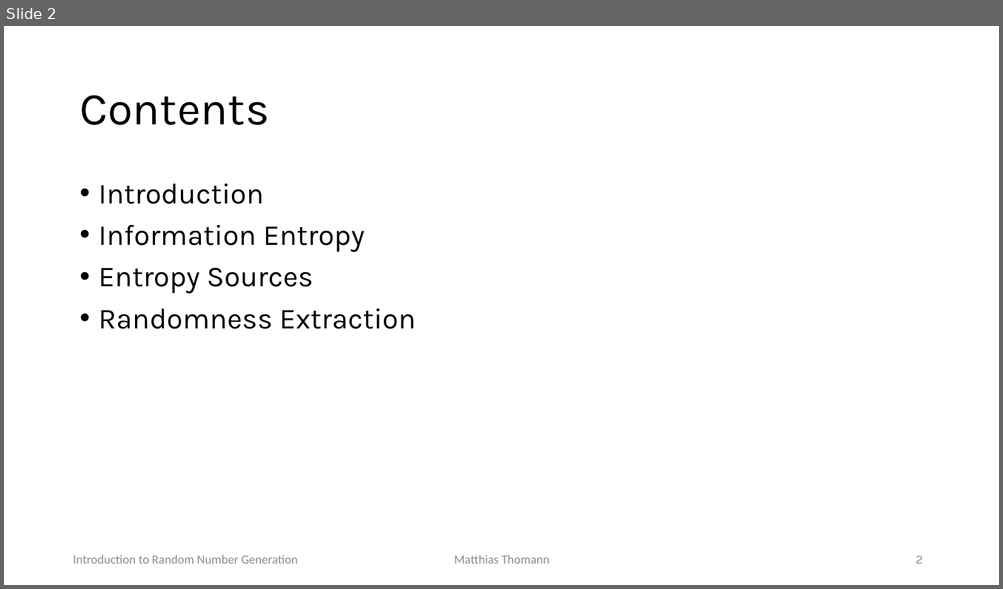
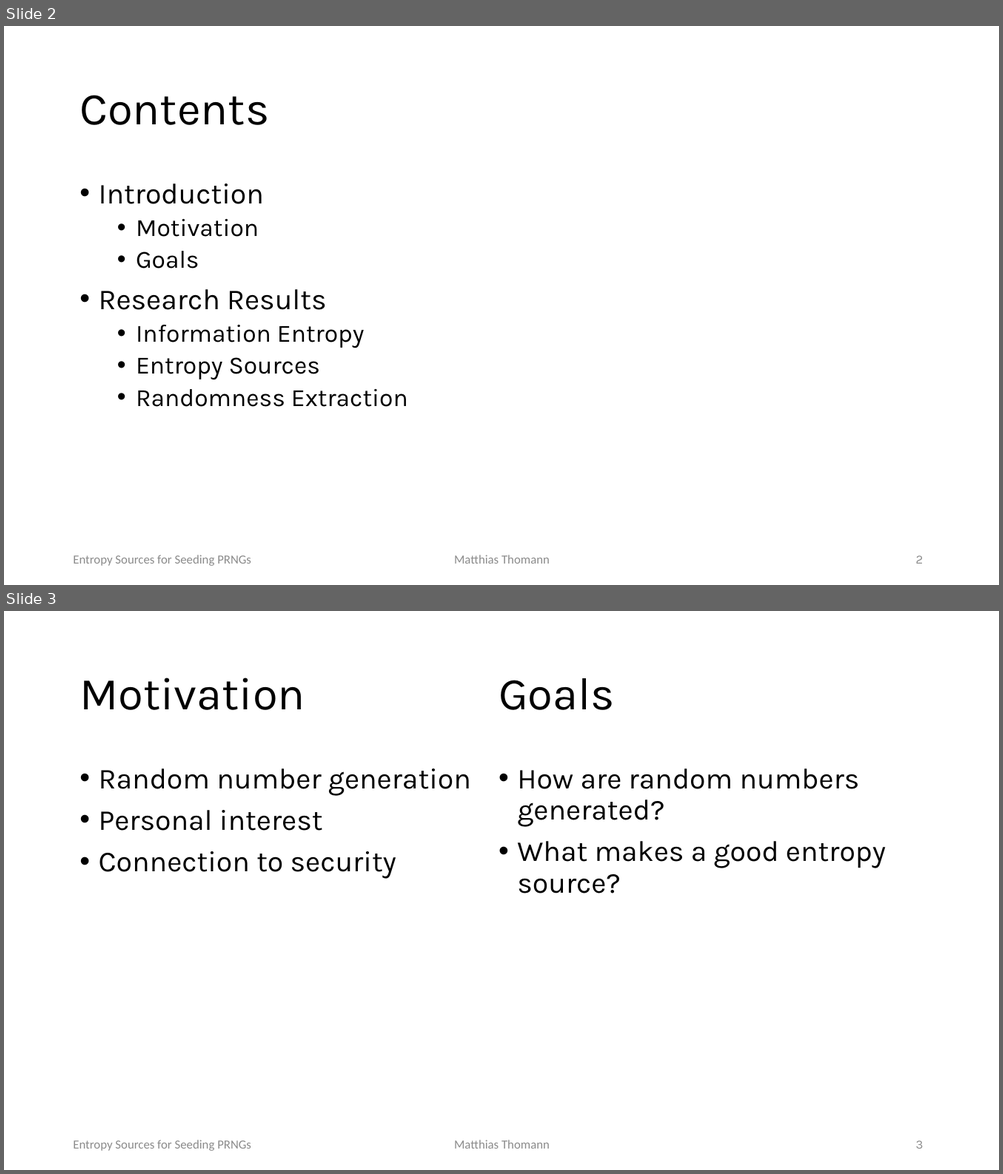
Before and after one commit to mth0348/info-seminar, a slide deck: presentation/presentation.pptx. Shown one above the other, each under a label of ours: slide 2 before the commit, slides 2 and 3 after it. The pictures are 1003x589 and 1003x1174 pixels, drawn with LibreOffice and Linux fonts; fonts in the diff are those of the drawing. Boxes give left, top, right and bottom in pixels: in the first picture for what was removed or moved away, otherwise in the second. Text is boxed around its words. In the diff, an @@ line names an element or a change of style, - is before the commit and + after.

```diff
--- a/presentation/presentation.pptx
+++ b/presentation/presentation.pptx
@@ slide 3 added at bbox=[4, 611, 999, 1170], background #FFFFFF; not listed: 3 template elements that a slide beside it also shows @@
@@ title added at bbox=[79, 678, 304, 710], 44 pt, text #000000 @@
+Motivation
@@ text added at bbox=[498, 678, 614, 710], 44 pt, text #000000 @@
+Goals
@@ text added at bbox=[99, 769, 471, 879], 28 pt, text #000000 @@
+• Random number generation
+• Personal interest
+• Connection to security
@@ text added at bbox=[517, 769, 885, 894], 28 pt, text #000000 @@
+• How are random numbers generated?
+• What makes a good entropy source?
@@ slide 2 changed as well @@
@@ text at bbox=[99, 219, 327, 310]: paragraphs added @@
+  • Motivation
+  • Goals
+• Research Results
@@ text at bbox=[136, 325, 408, 407]: size 28 to 24 pt in "Information Entropy", "Entropy Sources", "Randomness Extraction"; list level 1 to 2 in "Information Entropy"; list level 1 to 2 in "Entropy Sources"; list level 1 to 2 in "Randomness Extraction" @@
@@ text at bbox=[73, 555, 251, 566]: text changed @@
-Introduction to Random Number Generation
+Entropy Sources for Seeding PRNGs
```
Also in this commit, not shown: 7 other slides changed, 7 other slides added, 3 slides removed, 4 other files.
